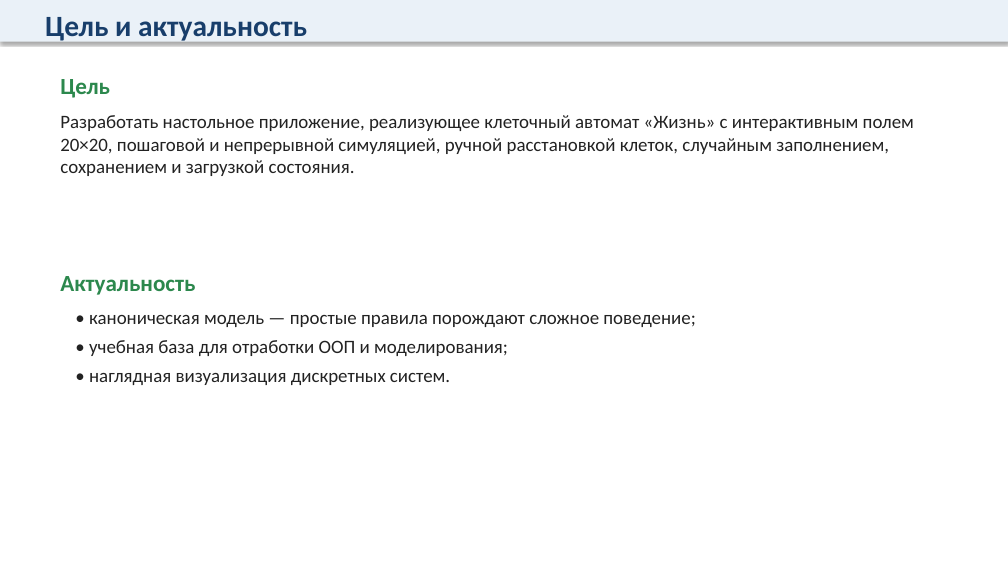
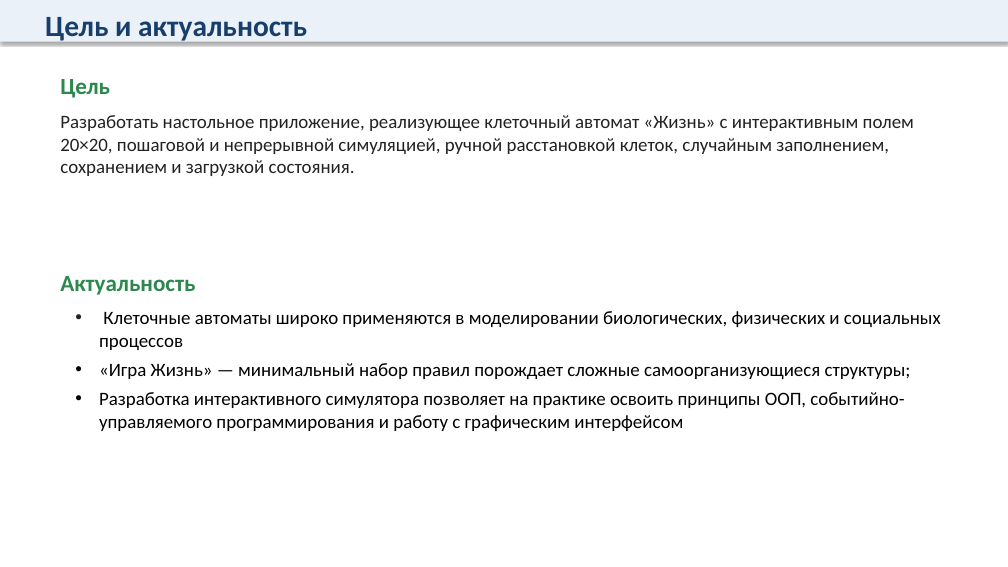
Before and after one commit to Dizrane/gamelife, a slide deck: slide 2 of docs/Презентация.pptx. Drawn at 1008x567 pixels with LibreOffice and Linux fonts; fonts in the diff are those of the drawing. Boxes give left, top, right and bottom in pixels: in the first picture for what was removed or moved away, otherwise in the second. Text is boxed around its words. In the diff, an @@ line names an element or a change of style, - is before the commit and + after.

```diff
--- a/docs/Презентация.pptx
+++ b/docs/Презентация.pptx
@@ text at (99, 311, 941, 431): text changed; text colour #222222 to #000000 @@
-• каноническая модель — простые правила порождают сложное поведение;
-• учебная база для отработки ООП и моделирования;
-• наглядная визуализация дискретных систем.
+• Клеточные автоматы широко применяются в моделировании биологических, физических и социальных процессов
+• «Игра Жизнь» — минимальный набор правил порождает сложные самоорганизующиеся структуры;
+• Разработка интерактивного симулятора позволяет на практике освоить принципы ООП, событийно-управляемого программирования и работу с графическим интерфейсом
```
Also in this commit, not shown: 2 other slides changed, 1 slide added, 2 slides removed.
